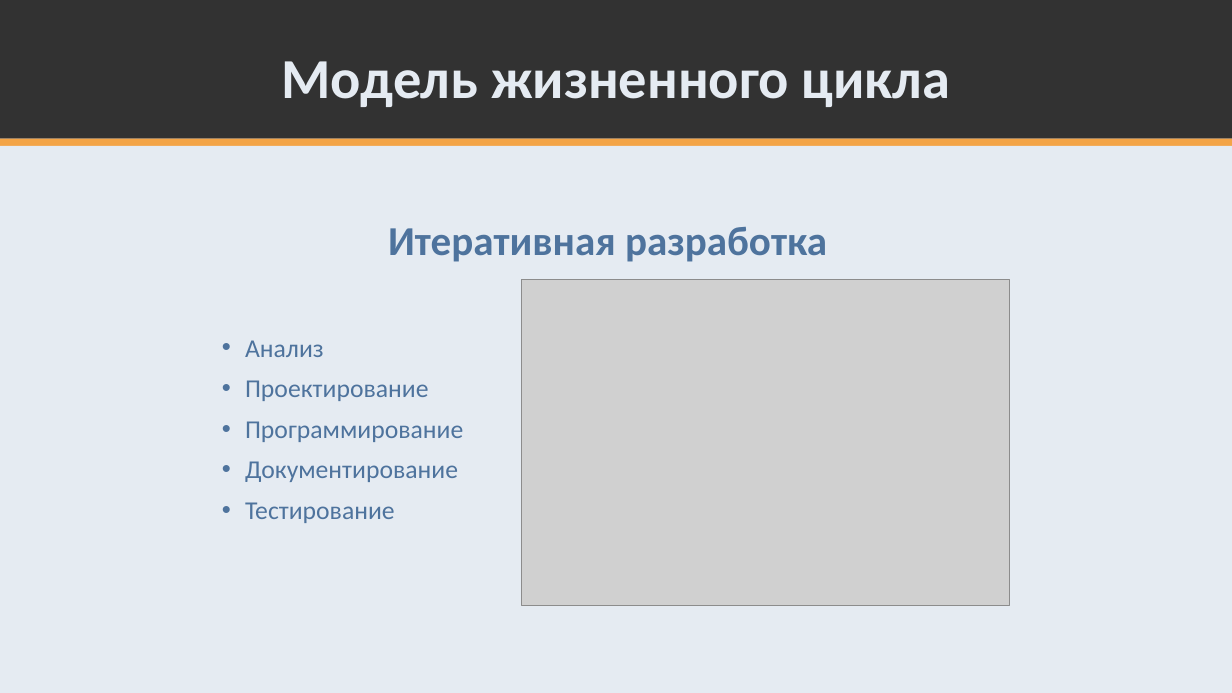
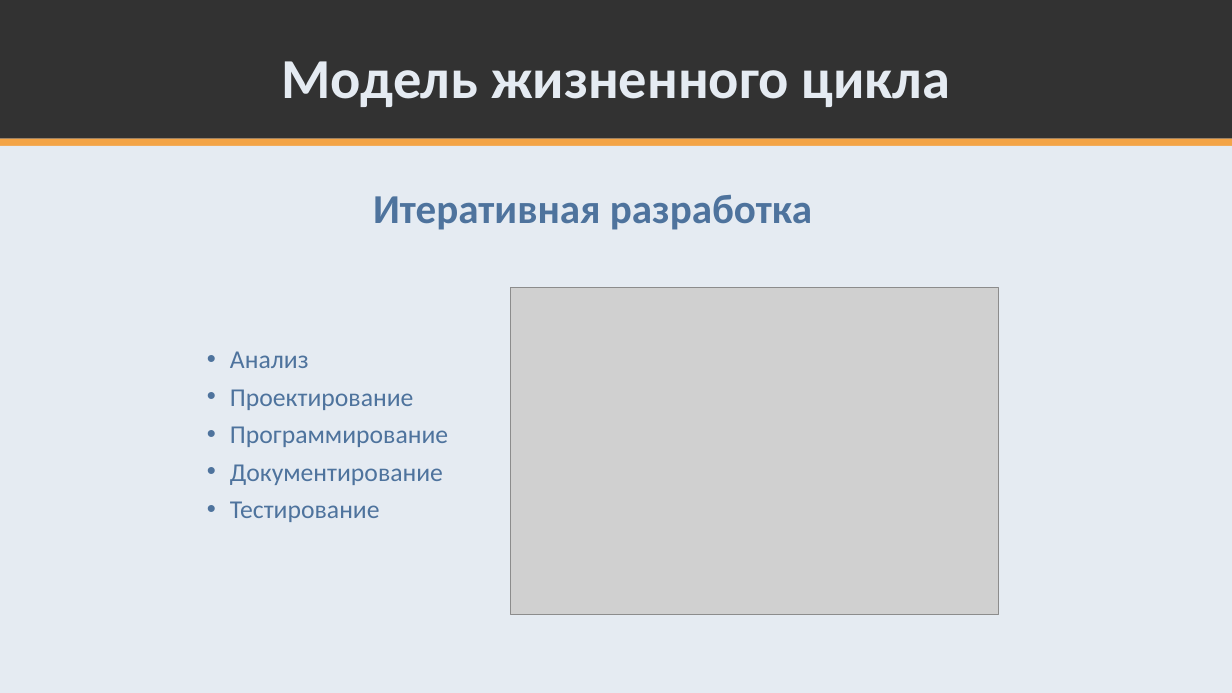
Before and after one commit to K224/TPKS, a slide deck: slide 3 of k224-docs/Presentazia_21_relis.pptx. Drawn at 1232x693 pixels with LibreOffice and Linux fonts; fonts in the diff are those of the drawing; grey boxes stand for pictures. Boxes give left, top, right and bottom in pixels: in the first picture for what was removed or moved away, otherwise in the second. Text is boxed around its words. In the diff, an @@ line names an element or a change of style, - is before the commit and + after.

```diff
--- a/k224-docs/Presentazia_21_relis.pptx
+++ b/k224-docs/Presentazia_21_relis.pptx
@@ text "Итеративная разработка": place and size @@
-text "Итеративная разработка" at <box>245,227,827,523</box>
+text "Итеративная разработка" at <box>230,195,812,522</box>
@@ text "Итеративная разработка" at <box>230,195,812,522</box>: line spacing 0.9 to 0.8 @@
@@ picture: place and size @@
-picture at <box>522,279,1010,605</box>
+picture at <box>510,288,998,615</box>
```
Also in this commit, not shown: 11 other slides changed, 4 slides added, 2 slides removed.
